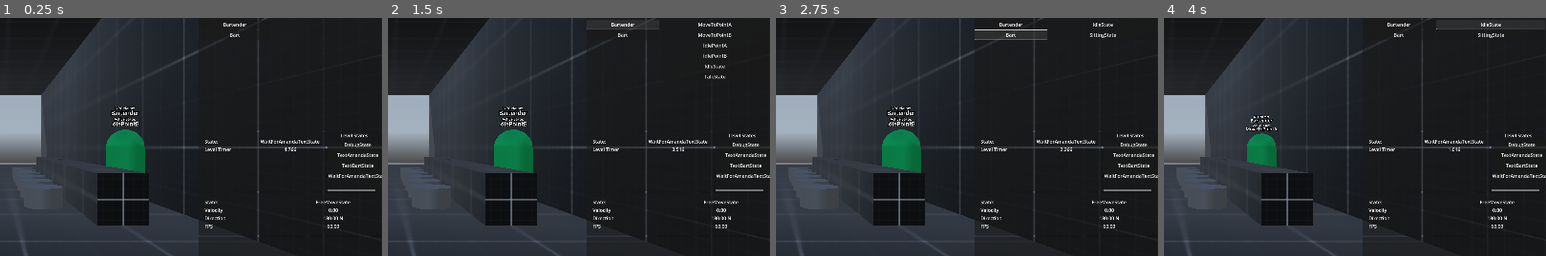
Above: before the commit, frames 1-4 (left to right).
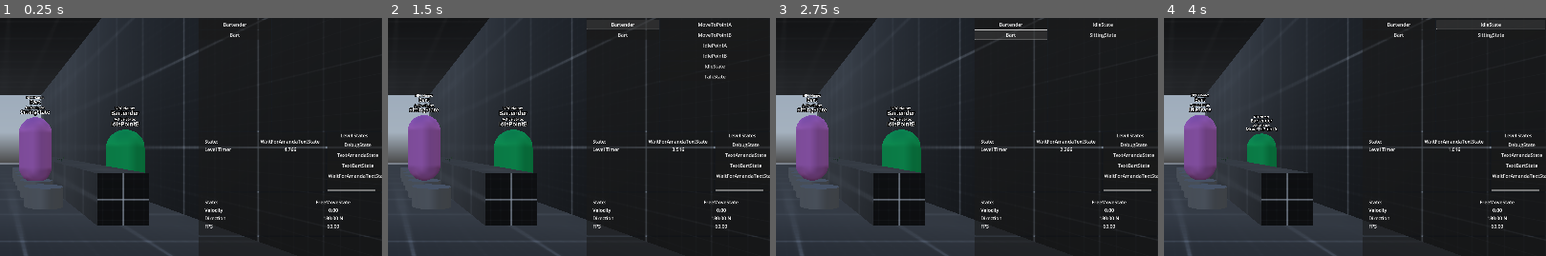
Above: after the commit, the same moments.

Repository: LucasMc17/One-Man-s-Trash
Game: Godot game, scene res://levels/level_01/root.tscn
The game is run twice, just before and just after one commit, with the same random seed, the same clock (stepped at 60 frames per second) and the same inputs. A sky picture missing from this copy of the repository is replaced by a grey-blue gradient.
Inputs (mouse positions are % of the whole screen's width and height, from its top left):
- Up to frame 1 (0.25 s): no input
- Up to frame 2 (1.5 s): click (88, 99) at 0.52 s; type "12" at 0.6 s; click "Bartender" at 1.25 s
- Up to frame 3 (2.75 s): click "Bart" at 2 s
- Up to frame 4 (4 s): click "SittingState" at 2.75 s; click "IdleState" at 3.5 s
The pictures show only the part of the screen within x 50-100%, y 23-73%; the shares and areas given below are measured in that part.

The runs differ from the first frame. In frame 1, 2.4% of the frame differs, in the area x 5-14%, y 32-69%; in frame 2, 2.4%; in frame 3, 2.4%; in frame 4, 2.4%.

Commit message:
bart is here

Diff:
--- a/levels/level_01/root.tscn
+++ b/levels/level_01/root.tscn
@@ -76,18 +76,6 @@
 [node name="NPCs" type="Node3D" parent="."]
 transform = Transform3D(-3.63786e-08, -0.832245, -0.554409, 1, -4.37114e-08, 0, -2.4234e-08, -0.554409, 0.832245, 2.07561, 1.02977, -1.59145)
 
-[node name="Bartender" parent="NPCs" instance=ExtResource("6_v74tu")]
-transform = Transform3D(-3.63786e-08, 1, -2.4234e-08, -0.832244, -4.37114e-08, -0.554408, -0.554408, -1.77635e-15, 0.832244, -1.02977, -3.01307, 2.60858)
-POINT_A = Vector3(3.137, 0, -4)
-POINT_B = Vector3(3.137, 0, 2.25)
-
-[node name="Bart" parent="NPCs" instance=ExtResource("7_thd0o")]
-transform = Transform3D(-3.63786e-08, 1, -2.4234e-08, -0.832244, -4.37114e-08, -0.554408, -0.554408, -9.65311e-15, 0.832244, -1.00783, 2.1251, 1.41566)
-visible = false
-
-[node name="SittingState" parent="NPCs/Bart/StateMachine" index="1" node_paths=PackedStringArray("SEAT")]
-SEAT = NodePath("../../../../Seats/DebugChair02")
-
 [node name="StateMachine" type="Node" parent="." node_paths=PackedStringArray("CURRENT_STATE")]
 unique_name_in_owner = true
 script = ExtResource("7_e1ace")
@@ -133,4 +121,17 @@
 
 [node name="PhysicsProps" type="Node3D" parent="Props"]
 
-[editable path="NPCs/Bart"]
+[node name="Node" type="Node" parent="."]
+
+[node name="Bartender" parent="Node" instance=ExtResource("6_v74tu")]
+transform = Transform3D(1, -6.1206e-15, -2.98023e-07, -5.32907e-14, 1, -4.9738e-14, 2.98023e-07, -6.80743e-15, 1, 3.137, 1.19209e-07, 2.25)
+POINT_A = Vector3(3.137, 0, -4)
+POINT_B = Vector3(3.137, 0, 2.25)
+
+[node name="Bart" parent="Node" instance=ExtResource("7_thd0o")]
+transform = Transform3D(1, 0, 0, 0, 1, 0, 0, 0, 1, 0.647836, 0.2356, 1.45124)
+
+[node name="SittingState" parent="Node/Bart/StateMachine" index="1" node_paths=PackedStringArray("SEAT")]
+SEAT = NodePath("../../../../Seats/DebugChair02")
+
+[editable path="Node/Bart"]
--- a/scenes/npcs/states/npc_sitting_state.gd
+++ b/scenes/npcs/states/npc_sitting_state.gd
@@ -24,11 +24,11 @@
 func update(delta):
 	if !_captured:
 		ACTOR.position = lerp(ACTOR.position, sit_position, 0.08)
-		if ACTOR.position.distance_to(sit_position) < 0.1:
+		if ACTOR.position.distance_to(sit_position) < 0.01:
 			_captured = true
 		elif _exiting:
 			ACTOR.position = lerp(ACTOR.position, get_off_position, 0.08)
-			if ACTOR.position.distance_to(get_off_position) < 0.1:
+			if ACTOR.position.distance_to(get_off_position) < 0.01:
 				transition(_next_state.name)
 	else:
 		super(delta)
--- a/scenes/player/states/sitting_state.gd
+++ b/scenes/player/states/sitting_state.gd
@@ -23,11 +23,11 @@
 func update(delta):
 	if !_captured:
 		PLAYER.position = lerp(PLAYER.position, sitting_position, 0.08)
-		if PLAYER.position.distance_to(sitting_position) < 0.1:
+		if PLAYER.position.distance_to(sitting_position) < 0.01:
 			_captured = true
 	elif _exiting:
 		PLAYER.position = lerp(PLAYER.position, get_off_position, 0.08)
-		if PLAYER.position.distance_to(get_off_position) < 0.1:
+		if PLAYER.position.distance_to(get_off_position) < 0.01:
 			transition("FreeMoveState")
 	else:
 		super(delta)
